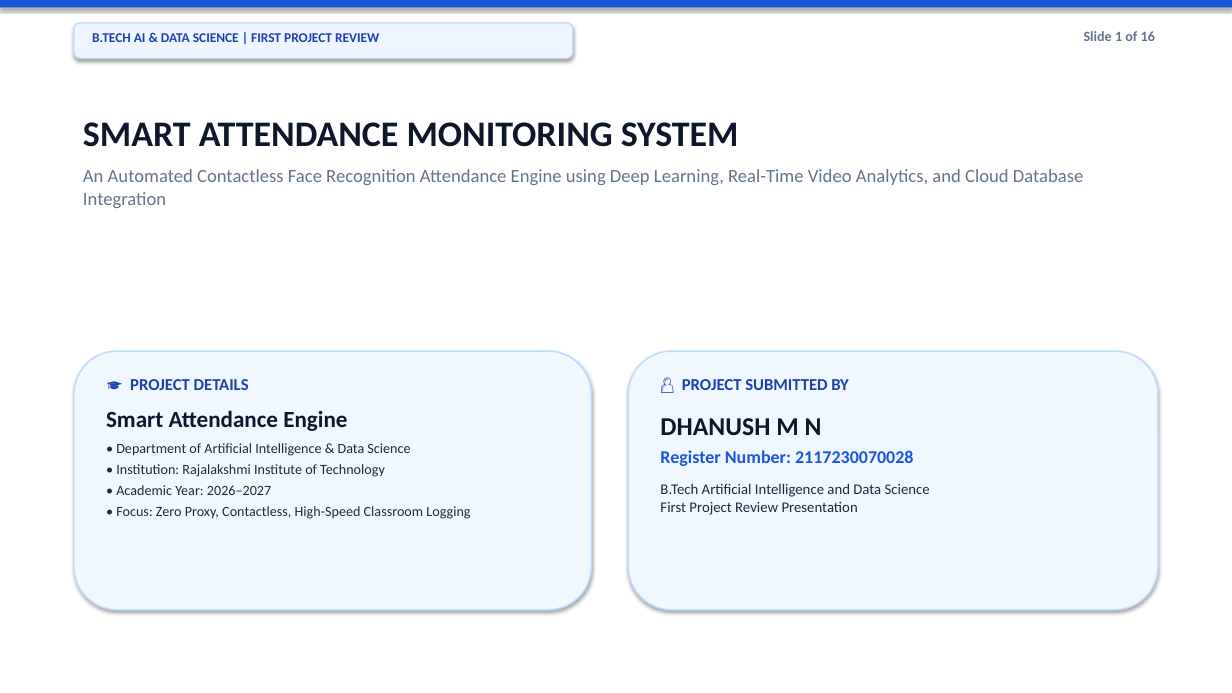
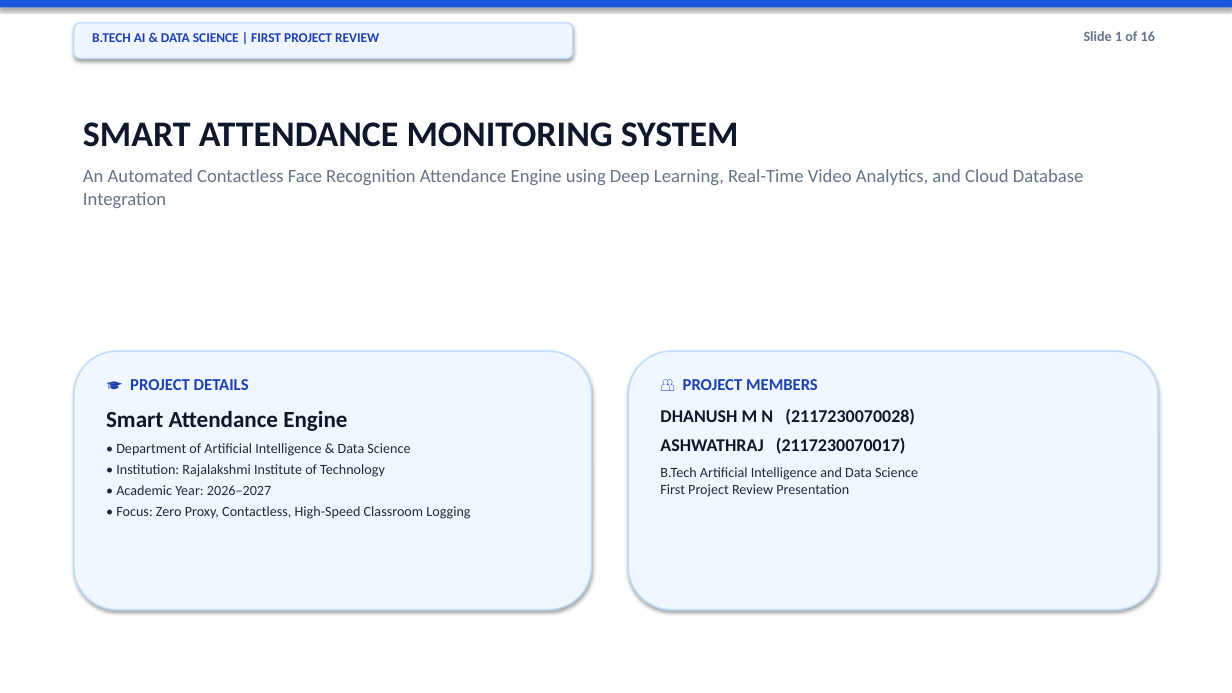
Before and after one commit to deva-2006/govtAutofill, a slide deck: slide 1 of SMART_ATTENDANCE_MONITORING.pptx. Drawn at 1232x693 pixels with LibreOffice and Linux fonts; fonts in the diff are those of the drawing. Boxes give left, top, right and bottom in pixels: in the first picture for what was removed or moved away, otherwise in the second. Text is boxed around its words. In the diff, an @@ line names an element or a change of style, - is before the commit and + after.

Commit message:
Update SMART ATTENDANCE MONITORING to include team member Ashwathraj (2117230070017)

```diff
--- a/SMART_ATTENDANCE_MONITORING.pptx
+++ b/SMART_ATTENDANCE_MONITORING.pptx
@@ text at <box>660,379,915,454</box>: text changed; text colour #1A56DB to #0F172A @@
-👤 PROJECT SUBMITTED BY
-DHANUSH M N
-Register Number: 2117230070028
+👥 PROJECT MEMBERS
+DHANUSH M N (2117230070028)
+ASHWATHRAJ (2117230070017)
@@ text at <box>660,467,918,497</box>: size 11.5 to 11 pt in "B.Tech Artificial Intelligence and Data Science First ..." @@
```
Also in this commit, not shown: 1 other file.
